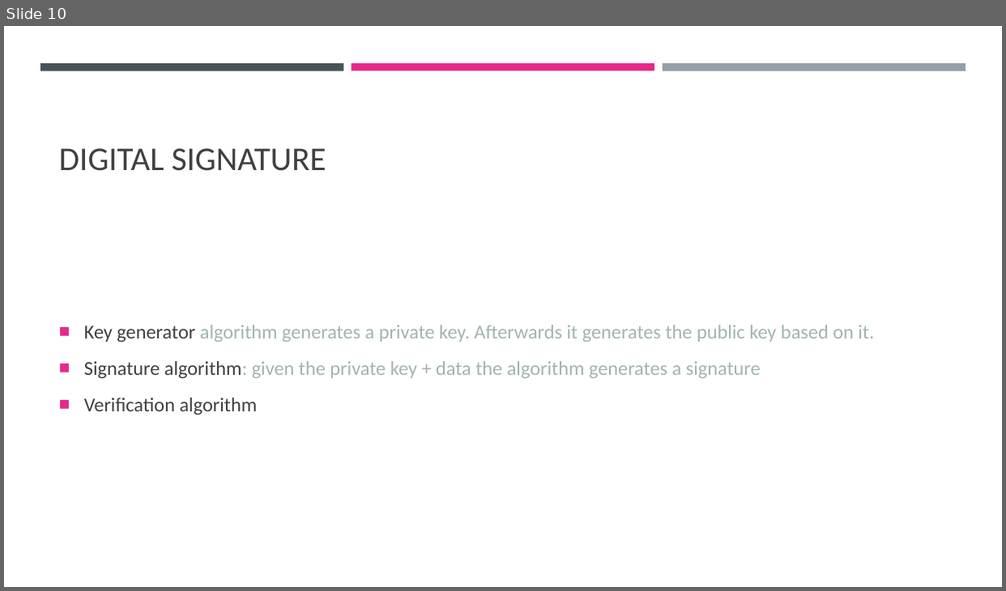
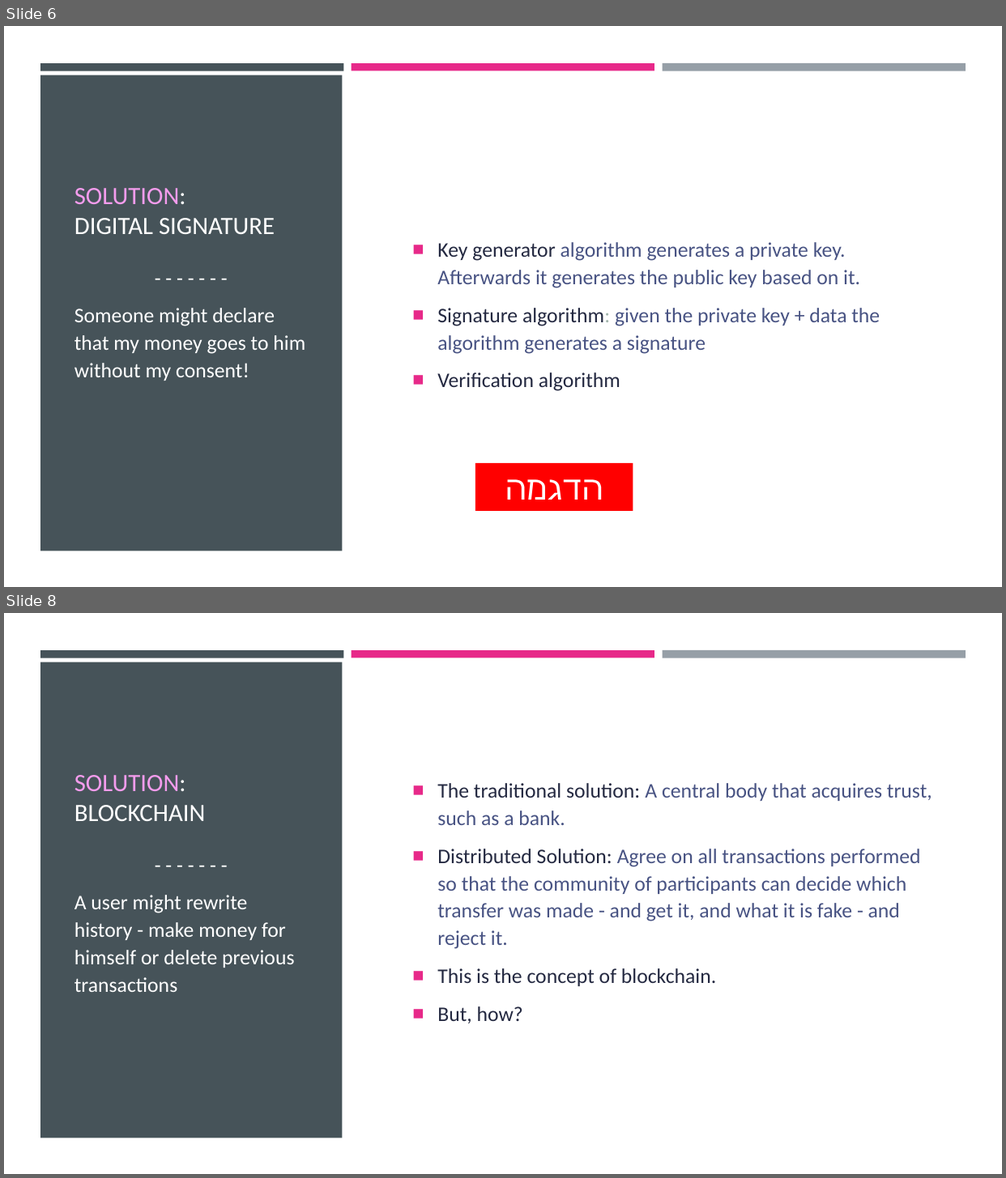
Before and after one commit to cyoni/bitcoin, a slide deck: bitcoin.pptx. Shown one above the other, each under a label of ours: slide 10 before the commit, slides 6 and 8 after it; the slides between them are not shown. The pictures are 1006x591 and 1006x1178 pixels, drawn with LibreOffice and Linux fonts; fonts in the diff are those of the drawing. Boxes give left, top, right and bottom in pixels: in the first picture for what was removed or moved away, otherwise in the second. Text is boxed around its words. In the diff, an @@ line names an element or a change of style, - is before the commit and + after.

```diff
--- a/bitcoin.pptx
+++ b/bitcoin.pptx
@@ slide 8 added at (4,613,1002,1174), background #FFFFFF; not listed: 4 template elements that a slide beside it also shows @@
@@ title added at (74,775,206,821), 24 pt, text #FFFFFF @@
+SOLUTION:
+BLOCKCHAIN
@@ text added at (437,783,932,1024), 20 pt, text #485383 @@
+■ The traditional solution: A central body that acquires trust, such as a bank.
+■ Distributed Solution: Agree on all transactions performed so that the community of participants can decide which transfer was made - and get it, and what it is fake - and reject it.
+■ This is the concept of blockchain.
+■ But, how?
@@ text added at (74,895,294,992), 20 pt, text #FFFFFF @@
+- - - - - - -
+A user might rewrite history - make money for himself or delete previous transactions
@@ what was slide 10 is now slide 6 @@
@@ slide 6 changed as well @@
@@ rectangle added at (40,75,343,552), fill #465359 @@
@@ text "Key generator algorithm generates a ...": place and size @@
-text "Key generator algorithm generates a ..." at (84,325,874,415)
+text "Key generator algorithm generates a ..." at (437,242,880,391)
@@ text "Key generator algorithm generates a ..." at (437,242,880,391): size 19 to 20 pt; text colour #404040 to #242941 in "Key generator", "Signature algorithm:", "Verification algorithm"; text colour #A2B5AC to #485383 in "algorithm generates a private key. Afterwards it ...", "given the private key + data the ..." @@
@@ title at (74,188,275,234): text changed; size 32 to 24 pt; text colour #404040 to #FFFFFF @@
-DIGITAL SIGNATURE
+SOLUTION:
+DIGITAL SIGNATURE
@@ text added at (74,308,305,381), 20 pt, text #FFFFFF @@
+- - - - - - -
+Someone might declare that my money goes to him without my consent!
@@ rectangle added at (475,463,633,511), fill #FF0000, 32 pt, text #FFFFFF @@
+הדגמה
```
Also in this commit, not shown: 25 other slides changed, 23 other slides added, 3 slides removed.
